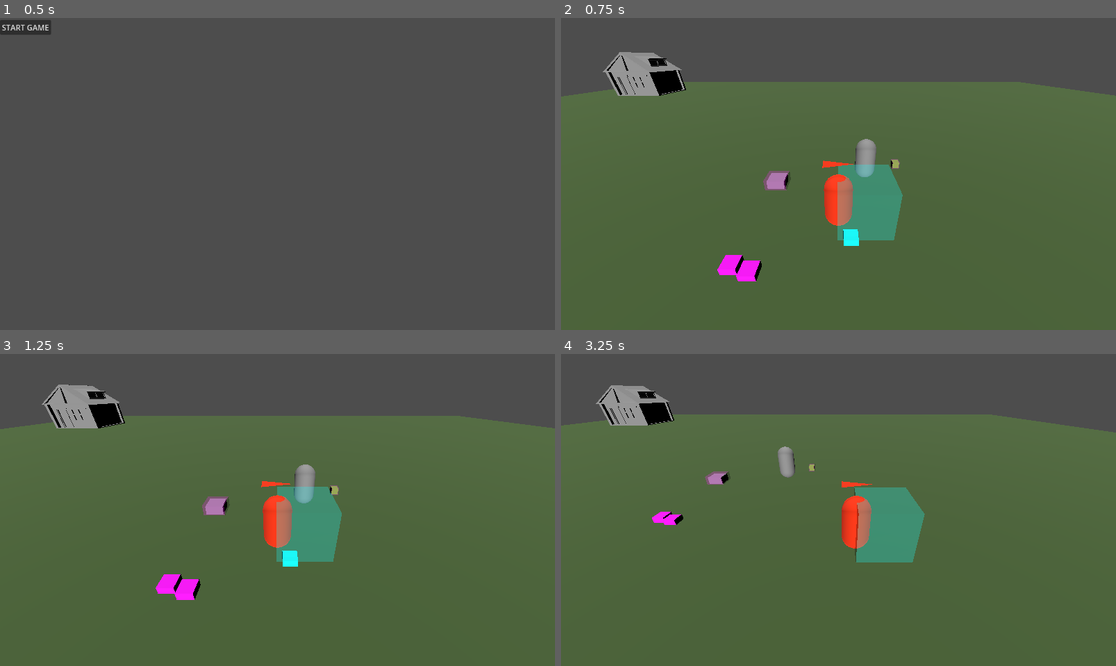
Above: before the commit, frames 1-4 (two rows, left to right).
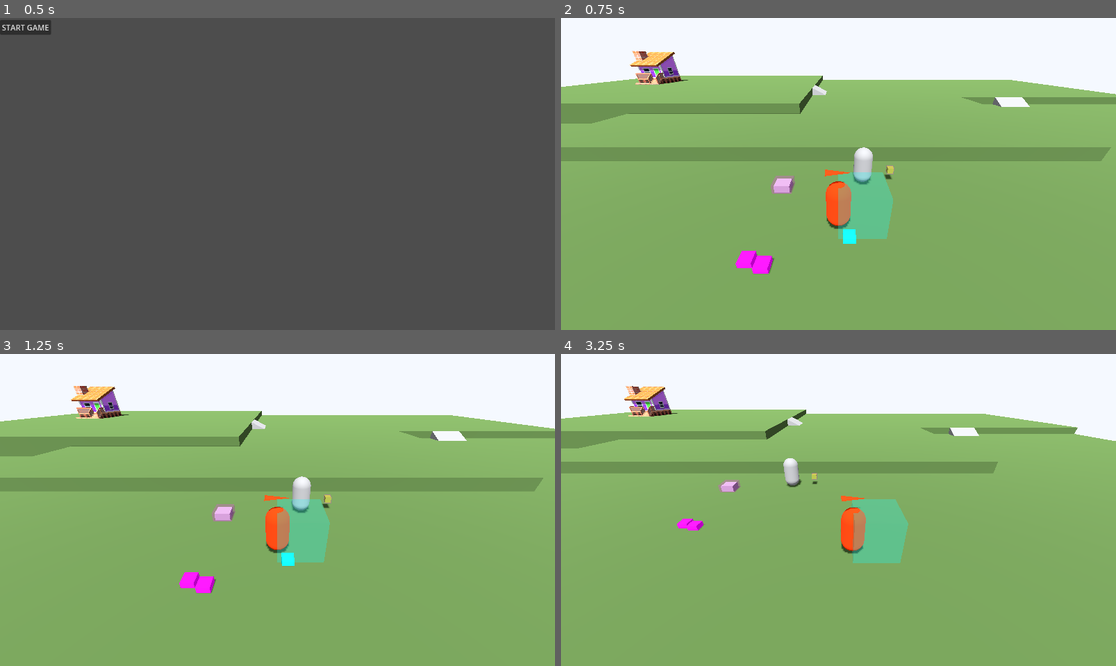
Above: after the commit, the same moments.

Repository: BreadBurn/ClickNClawGameJam
Game: Godot game, scene res://scenes/main_menu.tscn
Two runs of this game, one before a commit and one after it. Both use one fixed random seed, a clock stepped at 60 frames per second and the inputs below.
Inputs (mouse positions are in pixels of both pictures, inside the frame that each line leads up to):
- Up to frame 1 (0.5 s): no input
- Up to frame 2 (0.75 s): click "START GAME" at 0.5 s
- Up to frame 3 (1.25 s): no input
- Up to frame 4 (3.25 s): move the mouse to (960, 494) at 1.27 s; press the mouse at (960, 494) at 1.28 s; hold D (IN_M_RIGHT) 1.28-2.03 s; tap Space (IN_JUMP) at 1.52, 2.27 s; move the mouse to (727, 525) at 2.02 s; release the mouse at (727, 525) at 2.03 s; hold S (IN_M_DOWN) 2.03-2.78 s; click (727, 525) at 2.1 s; move the mouse to (894, 441) at 2.77 s; press the mouse at (894, 441) at 2.78 s; hold D (IN_M_RIGHT) from 2.78 s (still down)

Frame 1 is identical in both runs. In frame 2, 99% of the frame differs, in the area x 0-100%, y 0-100%; in frame 3, 99%; in frame 4, 100%.

Commit message:
made main map! todo: add textures, out of bounds areas, 3d assets, foilage etc.

Diff:
--- a/scenes/level.tscn
+++ b/scenes/level.tscn
@@ -9,51 +9,80 @@
 [ext_resource type="PackedScene" uid="uid://dly7hhg7b6tf0" path="res://scenes/enter_house.tscn" id="7_wc255"]
 [ext_resource type="PackedScene" uid="uid://bx7l02ipro8bt" path="res://scenes/exit_house.tscn" id="8_arp2o"]
 [ext_resource type="PackedScene" uid="uid://di7rixm3ybd6u" path="res://scenes/npc.tscn" id="9_ux5qa"]
-[ext_resource type="ArrayMesh" uid="uid://c3angfd3b0taw" path="res://scenes/house.obj" id="10_olg7q"]
+[ext_resource type="PackedScene" uid="uid://3qr3m7pjdq5n" path="res://scenes/house2.glb" id="11_t1rx8"]
 
 [sub_resource type="PhysicsMaterial" id="PhysicsMaterial_82cfe"]
 
-[sub_resource type="BoxShape3D" id="BoxShape3D_gunhw"]
-size = Vector3(10, 1, 10)
-
 [sub_resource type="BoxMesh" id="BoxMesh_8c41q"]
-size = Vector3(88, 1, 100)
+resource_local_to_scene = true
+size = Vector3(88, 1, 90)
 
 [sub_resource type="StandardMaterial3D" id="StandardMaterial3D_h6wmr"]
 vertex_color_use_as_albedo = true
 vertex_color_is_srgb = true
 albedo_color = Color(0.28627452, 0.3882353, 0.20784314, 1)
 
-[sub_resource type="ConcavePolygonShape3D" id="ConcavePolygonShape3D_8c41q"]
-data = PackedVector3Array(-44, 0.5, 50, 44, 0.5, 50, -44, -0.5, 50, 44, 0.5, 50, 44, -0.5, 50, -44, -0.5, 50, 44, 0.5, -50, -44, 0.5, -50, 44, -0.5, -50, -44, 0.5, -50, -44, -0.5, -50, 44, -0.5, -50, 44, 0.5, 50, 44, 0.5, -50, 44, -0.5, 50, 44, 0.5, -50, 44, -0.5, -50, 44, -0.5, 50, -44, 0.5, -50, -44, 0.5, 50, -44, -0.5, -50, -44, 0.5, 50, -44, -0.5, 50, -44, -0.5, -50, 44, 0.5, 50, -44, 0.5, 50, 44, 0.5, -50, -44, 0.5, 50, -44, 0.5, -50, 44, 0.5, -50, -44, -0.5, 50, 44, -0.5, 50, -44, -0.5, -50, 44, -0.5, 50, 44, -0.5, -50, -44, -0.5, -50)
+[sub_resource type="ConcavePolygonShape3D" id="ConcavePolygonShape3D_olg7q"]
+data = PackedVector3Array(-44, 0.5, 44, 44, 0.5, 44, -44, -0.5, 44, 44, 0.5, 44, 44, -0.5, 44, -44, -0.5, 44, 44, 0.5, -44, -44, 0.5, -44, 44, -0.5, -44, -44, 0.5, -44, -44, -0.5, -44, 44, -0.5, -44, 44, 0.5, 44, 44, 0.5, -44, 44, -0.5, 44, 44, 0.5, -44, 44, -0.5, -44, 44, -0.5, 44, -44, 0.5, -44, -44, 0.5, 44, -44, -0.5, -44, -44, 0.5, 44, -44, -0.5, 44, -44, -0.5, -44, 44, 0.5, 44, -44, 0.5, 44, 44, 0.5, -44, -44, 0.5, 44, -44, 0.5, -44, 44, 0.5, -44, -44, -0.5, 44, 44, -0.5, 44, -44, -0.5, -44, 44, -0.5, 44, 44, -0.5, -44, -44, -0.5, -44)
+
+[sub_resource type="BoxMesh" id="BoxMesh_olg7q"]
+resource_local_to_scene = true
+size = Vector3(88, 1, 25)
+
+[sub_resource type="ConcavePolygonShape3D" id="ConcavePolygonShape3D_t1rx8"]
+data = PackedVector3Array(-44, 0.5, 12.5, 44, 0.5, 12.5, -44, -0.5, 12.5, 44, 0.5, 12.5, 44, -0.5, 12.5, -44, -0.5, 12.5, 44, 0.5, -12.5, -44, 0.5, -12.5, 44, -0.5, -12.5, -44, 0.5, -12.5, -44, -0.5, -12.5, 44, -0.5, -12.5, 44, 0.5, 12.5, 44, 0.5, -12.5, 44, -0.5, 12.5, 44, 0.5, -12.5, 44, -0.5, -12.5, 44, -0.5, 12.5, -44, 0.5, -12.5, -44, 0.5, 12.5, -44, -0.5, -12.5, -44, 0.5, 12.5, -44, -0.5, 12.5, -44, -0.5, -12.5, 44, 0.5, 12.5, -44, 0.5, 12.5, 44, 0.5, -12.5, -44, 0.5, 12.5, -44, 0.5, -12.5, 44, 0.5, -12.5, -44, -0.5, 12.5, 44, -0.5, 12.5, -44, -0.5, -12.5, 44, -0.5, 12.5, 44, -0.5, -12.5, -44, -0.5, -12.5)
+
+[sub_resource type="BoxMesh" id="BoxMesh_t1rx8"]
+resource_local_to_scene = true
+size = Vector3(40, 2, 35)
+
+[sub_resource type="ConcavePolygonShape3D" id="ConcavePolygonShape3D_8iemx"]
+data = PackedVector3Array(-20, 1, 17.5, 20, 1, 17.5, -20, -1, 17.5, 20, 1, 17.5, 20, -1, 17.5, -20, -1, 17.5, 20, 1, -17.5, -20, 1, -17.5, 20, -1, -17.5, -20, 1, -17.5, -20, -1, -17.5, 20, -1, -17.5, 20, 1, 17.5, 20, 1, -17.5, 20, -1, 17.5, 20, 1, -17.5, 20, -1, -17.5, 20, -1, 17.5, -20, 1, -17.5, -20, 1, 17.5, -20, -1, -17.5, -20, 1, 17.5, -20, -1, 17.5, -20, -1, -17.5, 20, 1, 17.5, -20, 1, 17.5, 20, 1, -17.5, -20, 1, 17.5, -20, 1, -17.5, 20, 1, -17.5, -20, -1, 17.5, 20, -1, 17.5, -20, -1, -17.5, 20, -1, 17.5, 20, -1, -17.5, -20, -1, -17.5)
+
+[sub_resource type="BoxMesh" id="BoxMesh_8iemx"]
+resource_local_to_scene = true
+size = Vector3(40, 1, 19)
+
+[sub_resource type="ConcavePolygonShape3D" id="ConcavePolygonShape3D_64w2a"]
+data = PackedVector3Array(-20, 0.5, 9.5, 20, 0.5, 9.5, -20, -0.5, 9.5, 20, 0.5, 9.5, 20, -0.5, 9.5, -20, -0.5, 9.5, 20, 0.5, -9.5, -20, 0.5, -9.5, 20, -0.5, -9.5, -20, 0.5, -9.5, -20, -0.5, -9.5, 20, -0.5, -9.5, 20, 0.5, 9.5, 20, 0.5, -9.5, 20, -0.5, 9.5, 20, 0.5, -9.5, 20, -0.5, -9.5, 20, -0.5, 9.5, -20, 0.5, -9.5, -20, 0.5, 9.5, -20, -0.5, -9.5, -20, 0.5, 9.5, -20, -0.5, 9.5, -20, -0.5, -9.5, 20, 0.5, 9.5, -20, 0.5, 9.5, 20, 0.5, -9.5, -20, 0.5, 9.5, -20, 0.5, -9.5, 20, 0.5, -9.5, -20, -0.5, 9.5, 20, -0.5, 9.5, -20, -0.5, -9.5, 20, -0.5, 9.5, 20, -0.5, -9.5, -20, -0.5, -9.5)
+
+[sub_resource type="BoxShape3D" id="BoxShape3D_gunhw"]
+size = Vector3(10, 1, 10)
 
 [sub_resource type="BoxMesh" id="BoxMesh_8gofh"]
 
+[sub_resource type="PrismMesh" id="PrismMesh_olg7q"]
+left_to_right = 0.0
+size = Vector3(3, 2, 5)
+
+[sub_resource type="ConcavePolygonShape3D" id="ConcavePolygonShape3D_fpun6"]
+data = PackedVector3Array(-1.5, 1, 2.5, 1.5, -1, 2.5, -1.5, -1, 2.5, -1.5, 1, -2.5, -1.5, -1, -2.5, 1.5, -1, -2.5, -1.5, 1, 2.5, -1.5, 1, -2.5, 1.5, -1, 2.5, -1.5, 1, -2.5, 1.5, -1, -2.5, 1.5, -1, 2.5, -1.5, 1, -2.5, -1.5, 1, 2.5, -1.5, -1, -2.5, -1.5, 1, 2.5, -1.5, -1, 2.5, -1.5, -1, -2.5, -1.5, -1, 2.5, 1.5, -1, 2.5, -1.5, -1, -2.5, 1.5, -1, 2.5, 1.5, -1, -2.5, -1.5, -1, -2.5)
+
+[sub_resource type="PrismMesh" id="PrismMesh_wc255"]
+left_to_right = 0.0
+size = Vector3(2, 1, 4)
+
+[sub_resource type="ConcavePolygonShape3D" id="ConcavePolygonShape3D_wc255"]
+data = PackedVector3Array(-1, 0.5, 2, 1, -0.5, 2, -1, -0.5, 2, -1, 0.5, -2, -1, -0.5, -2, 1, -0.5, -2, -1, 0.5, 2, -1, 0.5, -2, 1, -0.5, 2, -1, 0.5, -2, 1, -0.5, -2, 1, -0.5, 2, -1, 0.5, -2, -1, 0.5, 2, -1, -0.5, -2, -1, 0.5, 2, -1, -0.5, 2, -1, -0.5, -2, -1, -0.5, 2, 1, -0.5, 2, -1, -0.5, -2, 1, -0.5, 2, 1, -0.5, -2, -1, -0.5, -2)
+
+[sub_resource type="PrismMesh" id="PrismMesh_t1rx8"]
+left_to_right = 0.0
+size = Vector3(2, 1, 4)
+
+[sub_resource type="ConcavePolygonShape3D" id="ConcavePolygonShape3D_arp2o"]
+data = PackedVector3Array(-1, 0.5, 2, 1, -0.5, 2, -1, -0.5, 2, -1, 0.5, -2, -1, -0.5, -2, 1, -0.5, -2, -1, 0.5, 2, -1, 0.5, -2, 1, -0.5, 2, -1, 0.5, -2, 1, -0.5, -2, 1, -0.5, 2, -1, 0.5, -2, -1, 0.5, 2, -1, -0.5, -2, -1, 0.5, 2, -1, -0.5, 2, -1, -0.5, -2, -1, -0.5, 2, 1, -0.5, 2, -1, -0.5, -2, 1, -0.5, 2, 1, -0.5, -2, -1, -0.5, -2)
+
+[sub_resource type="Environment" id="Environment_t1rx8"]
+background_mode = 1
+background_color = Color(0.56811017, 0.57690436, 0.6010887, 1)
+background_energy_multiplier = 1.69
+ambient_light_color = Color(0.31629074, 0.48927855, 0.81087667, 1)
+ambient_light_energy = 4.0
+glow_intensity = 0.0
+
 [node name="Node3D" type="Node3D" unique_id=252116335]
 
 [node name="Dialogue" parent="." unique_id=1050487385 instance=ExtResource("1_8c41q")]
-
-[node name="StaticBody3D" type="StaticBody3D" parent="." unique_id=851479422]
-transform = Transform3D(1, 0, 0, 0, 1, 0, 0, 0, 1, 0, -0.49486923, -1.5258789e-05)
-physics_material_override = SubResource("PhysicsMaterial_82cfe")
-
-[node name="CollisionShape3D2" type="CollisionShape3D" parent="StaticBody3D" unique_id=422253674]
-transform = Transform3D(1, 0, 0, 0, 1, 0, 0, 0, 1, 0, -10.569225, 0)
-shape = SubResource("BoxShape3D_gunhw")
-
-[node name="Ground" type="MeshInstance3D" parent="StaticBody3D" unique_id=1068541314]
-transform = Transform3D(1, 0, 0, 0, 1, 0, 0, 0, 1, 0.5, 0, 0.5)
-mesh = SubResource("BoxMesh_8c41q")
-surface_material_override/0 = SubResource("StandardMaterial3D_h6wmr")
-
-[node name="CollisionShape3D" type="CollisionShape3D" parent="StaticBody3D" unique_id=1854649392]
-transform = Transform3D(1, 0, 0, 0, 1, 0, 0, 0, 1, 0.5, 0, 0.5)
-shape = SubResource("ConcavePolygonShape3D_8c41q")
-
-[node name="Ground2" type="MeshInstance3D" parent="StaticBody3D" unique_id=726045617]
-transform = Transform3D(10, 0, 0, 0, 1, 0, 0, 0, 10, 0, -10.575672, 0)
-mesh = SubResource("BoxMesh_8gofh")
-surface_material_override/0 = SubResource("StandardMaterial3D_h6wmr")
 
 [node name="Camera3D" type="Camera3D" parent="." unique_id=201041030 node_paths=PackedStringArray("target")]
 transform = Transform3D(1, 0, 0, 0, 0.8660254, 0.5, 0, -0.5, 0.8660254, 0, 6.645053, 5.108061)
@@ -61,14 +90,15 @@
 current = true
 script = ExtResource("2_olg7q")
 target = NodePath("../Player2")
-height_above_target = 5.0
-back_offset = 6.0
+height_above_target = 6.0
+back_offset = 7.0
 
 [node name="Player2" parent="." unique_id=1604628969 instance=ExtResource("3_t1rx8")]
 transform = Transform3D(1, 0, 0, 0, 1, 0, 0, 0, 1, 0, 0.047020614, 0)
 
 [node name="DirectionalLight3D" type="DirectionalLight3D" parent="." unique_id=1214405285]
-transform = Transform3D(1, 0, 0, 0, -0.44396278, 0.89604527, 0, -0.89604527, -0.44396278, 0, 9.480016, -4.994448)
+transform = Transform3D(1, 0, 0, 0, 0.47869188, 0.877983, 0, -0.877983, 0.47869188, 0, 9.480016, -4.994448)
+shadow_enabled = true
 
 [node name="PauseMenu" parent="." unique_id=2083233339 instance=ExtResource("4_8iemx")]
 
@@ -101,8 +131,91 @@
 
 [node name="World" type="Node" parent="." unique_id=2004693978]
 
-[node name="House" type="MeshInstance3D" parent="." unique_id=1192114569]
-transform = Transform3D(-4.371139e-08, 0, 1, 0, 1, 0, -1, 0, -4.371139e-08, -32, 0, -32)
-mesh = ExtResource("10_olg7q")
-
-[node name="DirectionalLight3D2" type="DirectionalLight3D" parent="." unique_id=1770097325]
+[node name="Ground" type="Node" parent="World" unique_id=1848901212]
+
+[node name="StaticBody3D" type="StaticBody3D" parent="World/Ground" unique_id=758881252]
+transform = Transform3D(1, 0, 0, 0, 1, 0, 0, 0, 1, 0, -0.49486923, -1.5258789e-05)
+physics_material_override = SubResource("PhysicsMaterial_82cfe")
+
+[node name="LowerBase" type="MeshInstance3D" parent="World/Ground/StaticBody3D" unique_id=423181790]
+transform = Transform3D(1, 0, 0, 0, 1, 0, 0, 0, 1, 0, 0, -5)
+mesh = SubResource("BoxMesh_8c41q")
+surface_material_override/0 = SubResource("StandardMaterial3D_h6wmr")
+
+[node name="CollisionShape3D4" type="CollisionShape3D" parent="World/Ground/StaticBody3D" unique_id=885495612]
+transform = Transform3D(1, 0, 0, 0, 1, 0, 0, 0, 1, 0, 0, -6)
+shape = SubResource("ConcavePolygonShape3D_olg7q")
+
+[node name="Cliff1" type="MeshInstance3D" parent="World/Ground/StaticBody3D" unique_id=1056358089]
+transform = Transform3D(1, 0, 0, 0, 1, 0, 0, 0, 1, 0, 1, -37.5)
+mesh = SubResource("BoxMesh_olg7q")
+surface_material_override/0 = SubResource("StandardMaterial3D_h6wmr")
+
+[node name="CollisionShape3D" type="CollisionShape3D" parent="World/Ground/StaticBody3D" unique_id=1724367762]
+transform = Transform3D(1, 0, 0, 0, 1, 0, 0, 0, 1, 0, 1, -37.5)
+shape = SubResource("ConcavePolygonShape3D_t1rx8")
+
+[node name="Cliff2" type="MeshInstance3D" parent="World/Ground/StaticBody3D" unique_id=840649582]
+transform = Transform3D(1, 0, 0, 0, 1, 0, 0, 0, 1, -24, 1.5, -32.5)
+mesh = SubResource("BoxMesh_t1rx8")
+surface_material_override/0 = SubResource("StandardMaterial3D_h6wmr")
+
+[node name="CollisionShape3D2" type="CollisionShape3D" parent="World/Ground/StaticBody3D" unique_id=1690326043]
+transform = Transform3D(1, 0, 0, 0, 1, 0, 0, 0, 1, -24, 1.5, -32.5)
+shape = SubResource("ConcavePolygonShape3D_8iemx")
+
+[node name="Cliff3" type="MeshInstance3D" parent="World/Ground/StaticBody3D" unique_id=689250505]
+transform = Transform3D(1, 0, 0, 0, 1, 0, 0, 0, 1, -2, 1, -15.5)
+mesh = SubResource("BoxMesh_8iemx")
+surface_material_override/0 = SubResource("StandardMaterial3D_h6wmr")
+
+[node name="CollisionShape3D3" type="CollisionShape3D" parent="World/Ground/StaticBody3D" unique_id=1805024264]
+transform = Transform3D(1, 0, 0, 0, 1, 0, 0, 0, 1, -2, 1, -15.5)
+shape = SubResource("ConcavePolygonShape3D_64w2a")
+
+[node name="StaticBody3D2" type="StaticBody3D" parent="World" unique_id=468460040]
+transform = Transform3D(1, 0, 0, 0, 1, 0, 0, 0, 1, 0, -0.49486923, -1.5258789e-05)
+physics_material_override = SubResource("PhysicsMaterial_82cfe")
+
+[node name="CollisionShape3D2" type="CollisionShape3D" parent="World/StaticBody3D2" unique_id=1120271866]
+transform = Transform3D(1, 0, 0, 0, 1, 0, 0, 0, 1, 0, -10.569225, 0)
+shape = SubResource("BoxShape3D_gunhw")
+
+[node name="Ground2" type="MeshInstance3D" parent="World/StaticBody3D2" unique_id=400495646]
+transform = Transform3D(10, 0, 0, 0, 1, 0, 0, 0, 10, 0, -10.575672, 0)
+mesh = SubResource("BoxMesh_8gofh")
+surface_material_override/0 = SubResource("StandardMaterial3D_h6wmr")
+
+[node name="Ramps" type="Node" parent="World" unique_id=1314427635]
+
+[node name="StaticBody3D" type="StaticBody3D" parent="World/Ramps" unique_id=1557514431]
+
+[node name="MeshInstance3D" type="MeshInstance3D" parent="World/Ramps/StaticBody3D" unique_id=1759647482]
+transform = Transform3D(-4.371139e-08, 0, -1, 0, 1, 0, 1, 0, -4.371139e-08, -33, 1, -13.5)
+mesh = SubResource("PrismMesh_olg7q")
+
+[node name="CollisionShape3D" type="CollisionShape3D" parent="World/Ramps/StaticBody3D" unique_id=1044659921]
+transform = Transform3D(-4.371139e-08, 0, -1, 0, 1, 0, 1, 0, -4.371139e-08, -33, 1, -13.5)
+shape = SubResource("ConcavePolygonShape3D_fpun6")
+
+[node name="MeshInstance3D2" type="MeshInstance3D" parent="World/Ramps/StaticBody3D" unique_id=2016081588]
+transform = Transform3D(-4.371139e-08, 0, -1, 0, 1, 0, 1, 0, -4.371139e-08, 25, 0.5, -24)
+mesh = SubResource("PrismMesh_wc255")
+
+[node name="CollisionShape3D2" type="CollisionShape3D" parent="World/Ramps/StaticBody3D" unique_id=842751949]
+transform = Transform3D(-4.371139e-08, 0, -1, 0, 1, 0, 1, 0, -4.371139e-08, 25, 0.5, -24)
+shape = SubResource("ConcavePolygonShape3D_wc255")
+
+[node name="MeshInstance3D3" type="MeshInstance3D" parent="World/Ramps/StaticBody3D" unique_id=765239563]
+transform = Transform3D(0.99999964, -0.0008575914, -4.081137e-09, 0.0008575911, 0.9999994, -0.00072982366, 6.299716e-07, 0.00072982337, 0.99999976, -3, 1.5, -29)
+mesh = SubResource("PrismMesh_t1rx8")
+
+[node name="CollisionShape3D3" type="CollisionShape3D" parent="World/Ramps/StaticBody3D" unique_id=2045828695]
+transform = Transform3D(0.99999964, -0.0008575914, -4.081137e-09, 0.0008575911, 0.9999994, -0.00072982366, 6.299716e-07, 0.00072982337, 0.99999976, -3, 1.5, -29)
+shape = SubResource("ConcavePolygonShape3D_arp2o")
+
+[node name="house2" parent="." unique_id=1805969694 instance=ExtResource("11_t1rx8")]
+transform = Transform3D(1, 0, 0, 0, 1, 0, 0, 0, 1, -33, 2, -36)
+
+[node name="WorldEnvironment" type="WorldEnvironment" parent="." unique_id=792416461]
+environment = SubResource("Environment_t1rx8")
Binary file added: scenes/house2.glb
Not shown, added: scenes/house2.glb.import
Binary file added: scenes/house2_main_mat_baseColor.png
Not shown, added: scenes/house2_main_mat_baseColor.png.import
Binary file added: scenes/houset_main_mat_baseColor.png
Not shown, added: scenes/houset_main_mat_baseColor.png.import
